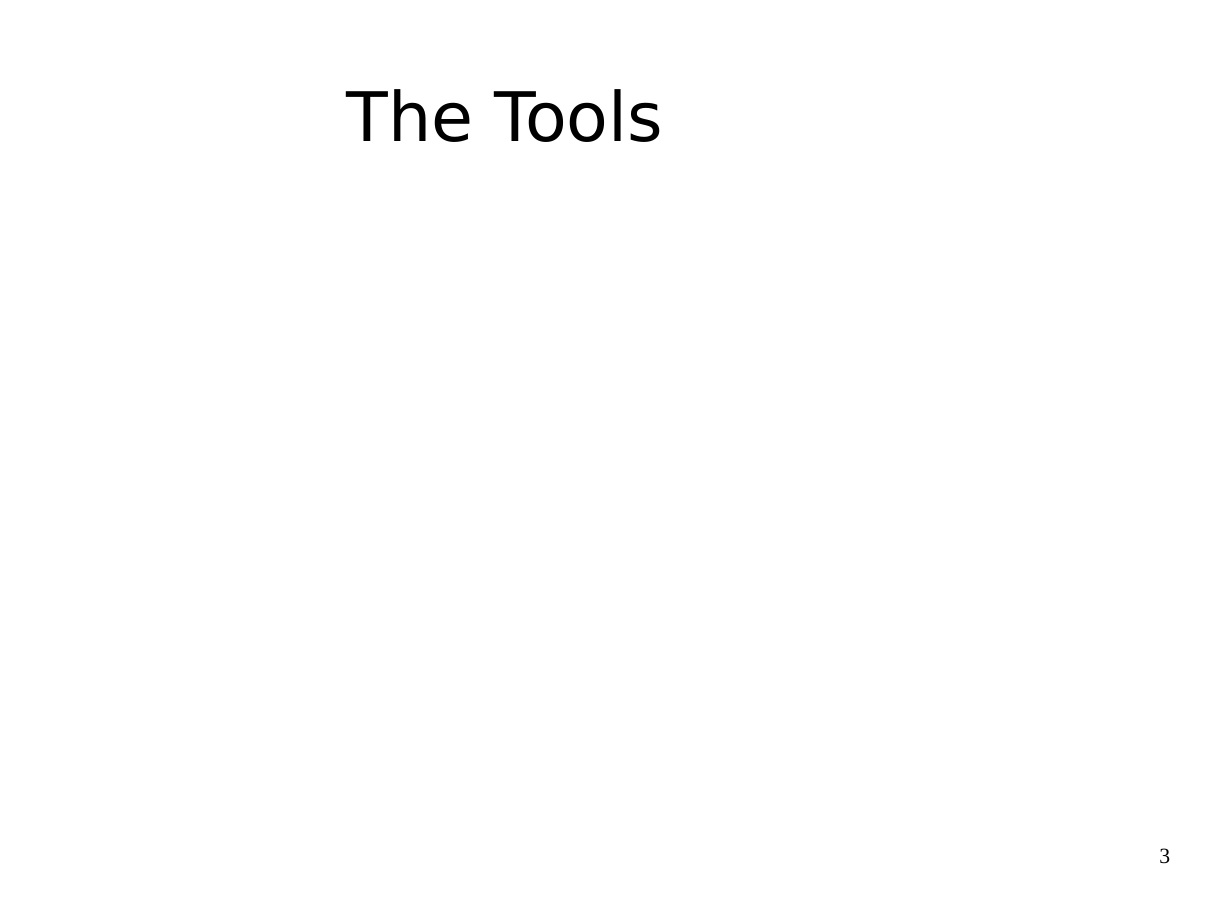
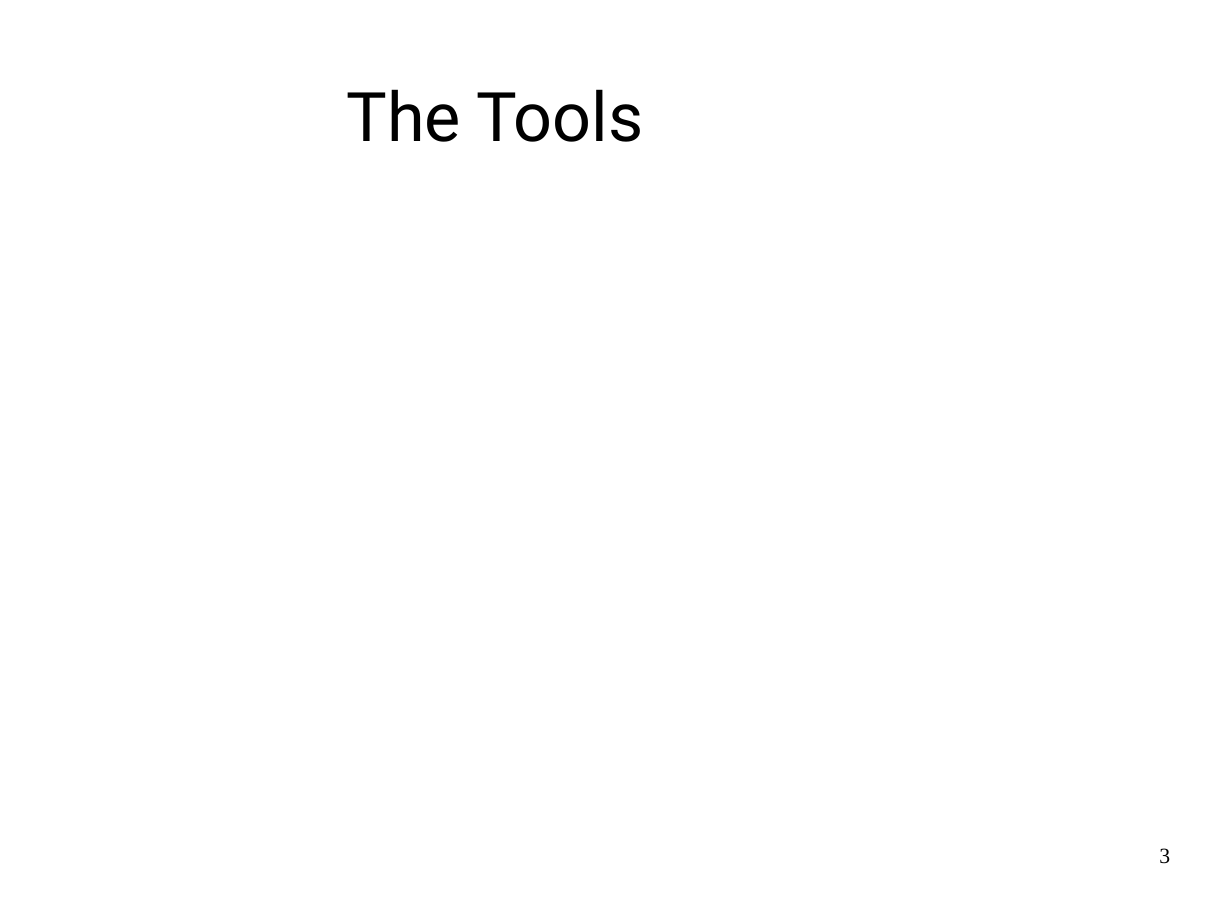
Before and after one commit to jrouly/stackmining, a slide deck: slide 3 of presentation/rouly_wells_presentation.odp. Drawn at 1232x924 pixels with LibreOffice and Linux fonts; fonts in the diff are those of the drawing; background and template pictures are left out. Boxes give left, top, right and bottom in pixels: in the first picture for what was removed or moved away, otherwise in the second. Text is boxed around its words. In the diff, an @@ line names an element or a change of style, - is before the commit and + after.

```diff
--- a/presentation/rouly_wells_presentation.odp
+++ b/presentation/rouly_wells_presentation.odp
@@ title "The Tools" at <box>346,89,644,142</box>: font DejaVu Sans to Roboto @@
```
Also in this commit, not shown: 6 other slides changed, 1 slide added, 1 slide removed, 1 other file.
